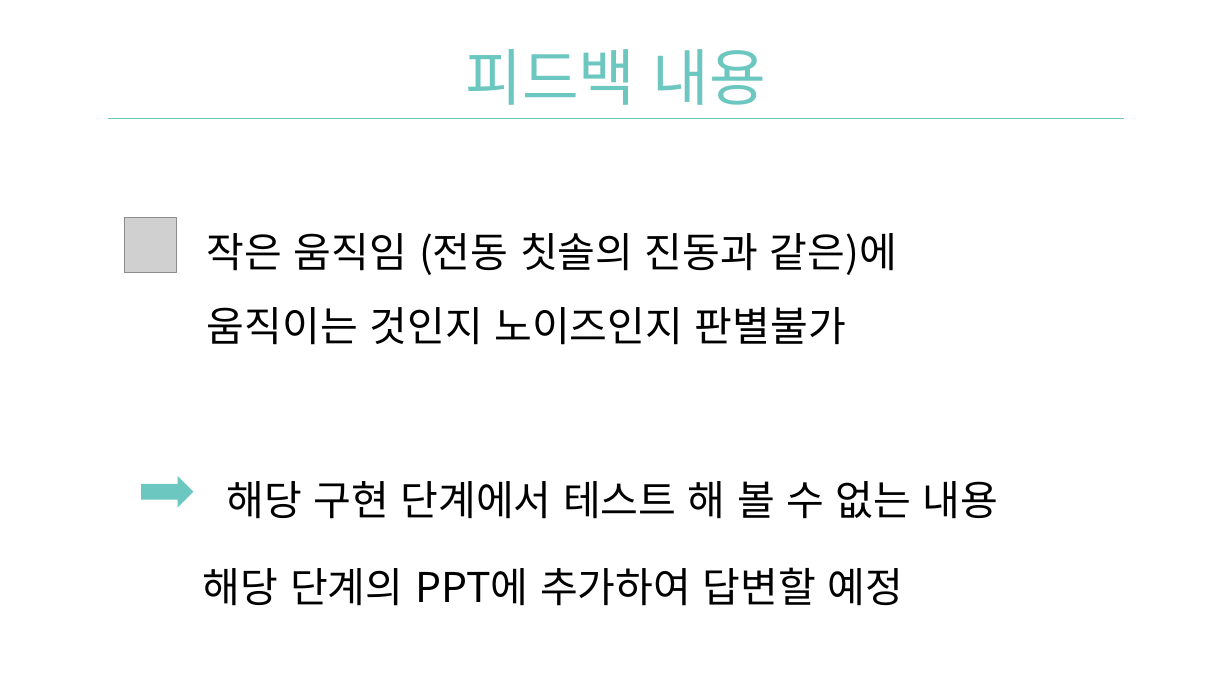
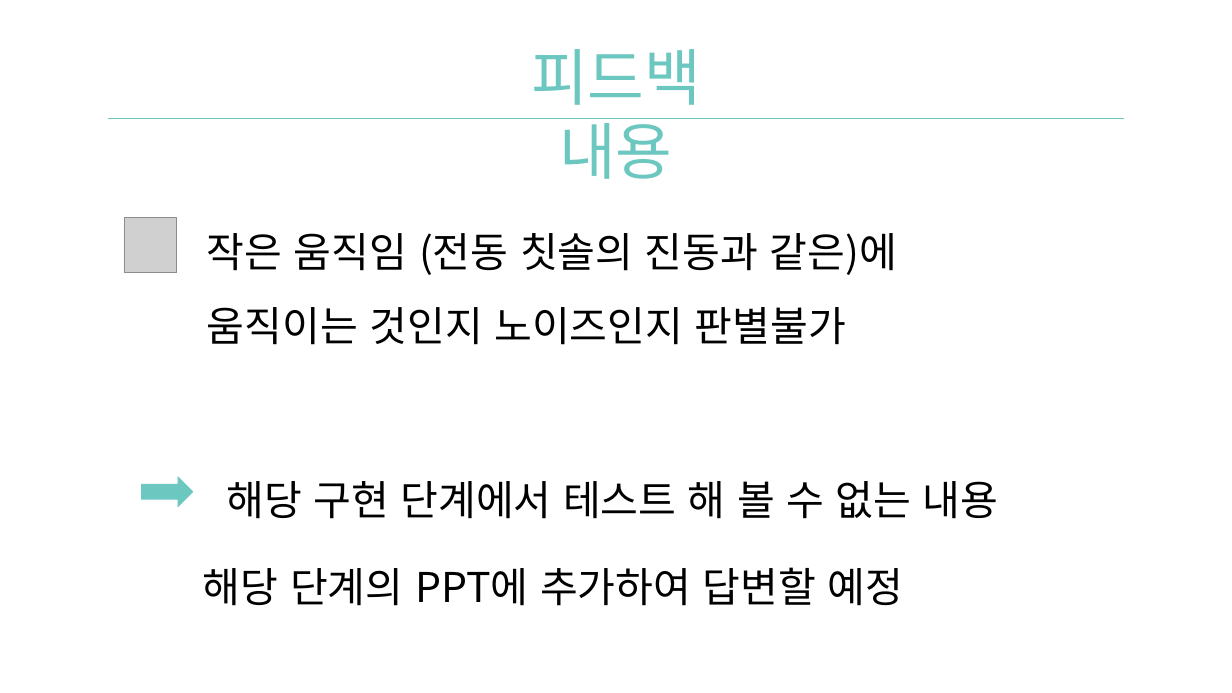
Before and after one commit to Team-Achi/Docs, a slide deck: slide 4 of PPT/캡스톤디자인_9주차_중간데모_발표자료_5조.pptx. Drawn at 1232x693 pixels with LibreOffice and Linux fonts; fonts in the diff are those of the drawing; grey boxes stand for pictures; background and template pictures are left out. Boxes give left, top, right and bottom in pixels: in the first picture for what was removed or moved away, otherwise in the second. Text is boxed around its words. In the diff, an @@ line names an element or a change of style, - is before the commit and + after.

```diff
--- a/PPT/캡스톤디자인_9주차_중간데모_발표자료_5조.pptx
+++ b/PPT/캡스톤디자인_9주차_중간데모_발표자료_5조.pptx
@@ text "피드백 내용": place and size @@
-text "피드백 내용" at [466, 49, 766, 105]
+text "피드백 내용" at [531, 49, 701, 179]
@@ text "피드백 내용" at [531, 49, 701, 179]: font Arial Narrow to Noto Sans CJK KR @@
```
Also in this commit, not shown: 12 other slides changed.
